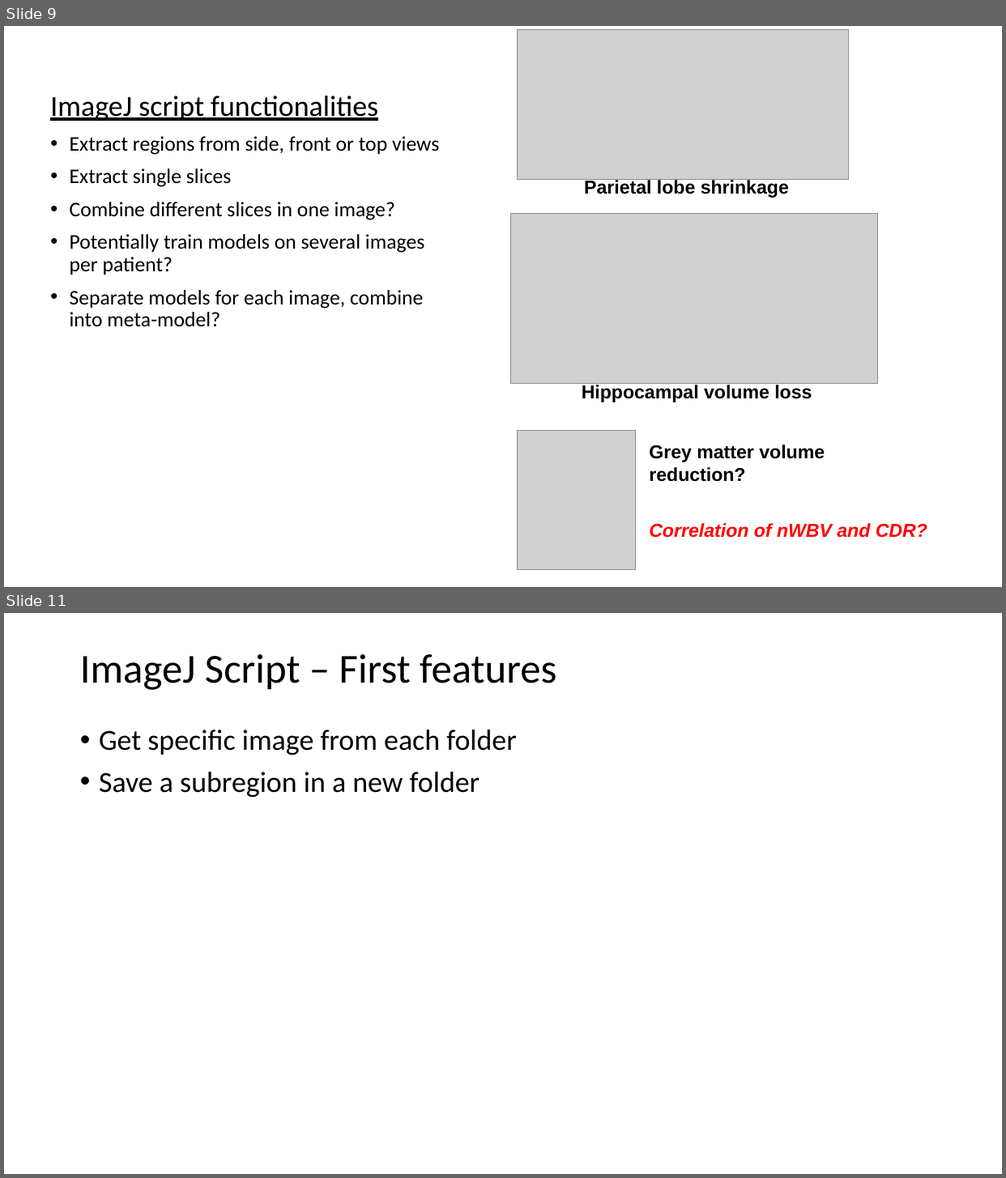
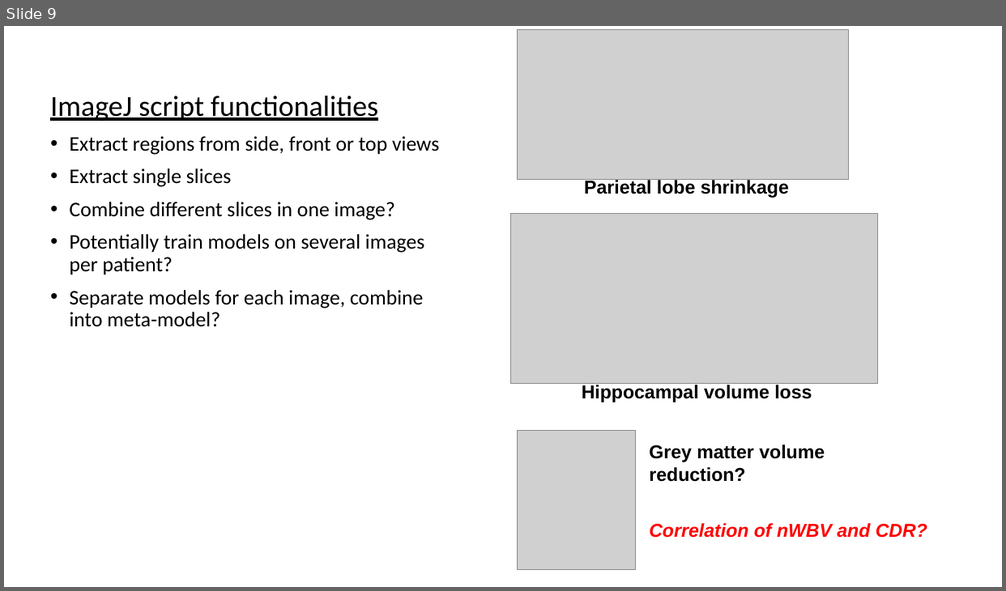
Before and after one commit to tamap94/ds-capstone-alzheimers-, a slide deck: Image_Processing_Info.pptx. Shown one above the other, each under a label of ours: slides 9 and 11 before the commit, slide 9 after it; the slides between them are not shown. The pictures are 1006x1178 and 1006x591 pixels, drawn with LibreOffice and Linux fonts; fonts in the diff are those of the drawing; grey boxes stand for pictures. Boxes give left, top, right and bottom in pixels: in the first picture for what was removed or moved away, otherwise in the second. Text is boxed around its words. In the diff, an @@ line names an element or a change of style, - is before the commit and + after.

```diff
--- a/Image_Processing_Info.pptx
+++ b/Image_Processing_Info.pptx
@@ slide 11 removed at box(4, 613, 1002, 1174), background #FFFFFF @@
@@ title removed at box(80, 654, 556, 690) @@
-ImageJ Script – First features
@@ text removed at box(99, 730, 517, 797) @@
-• Get specific image from each folder
-• Save a subregion in a new folder
```
Also in this commit, not shown: 1 slide changed, 6 other files.
